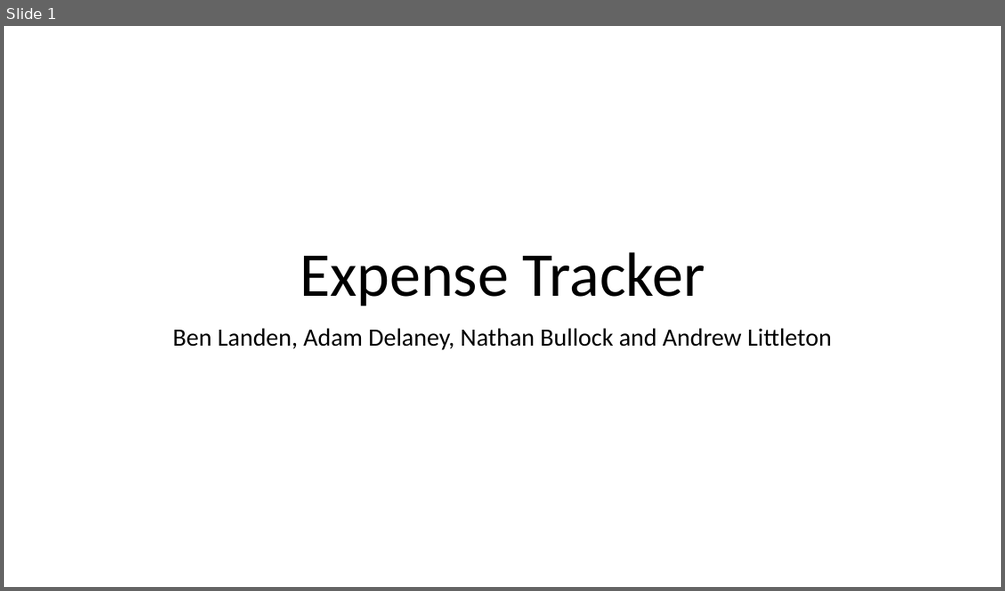
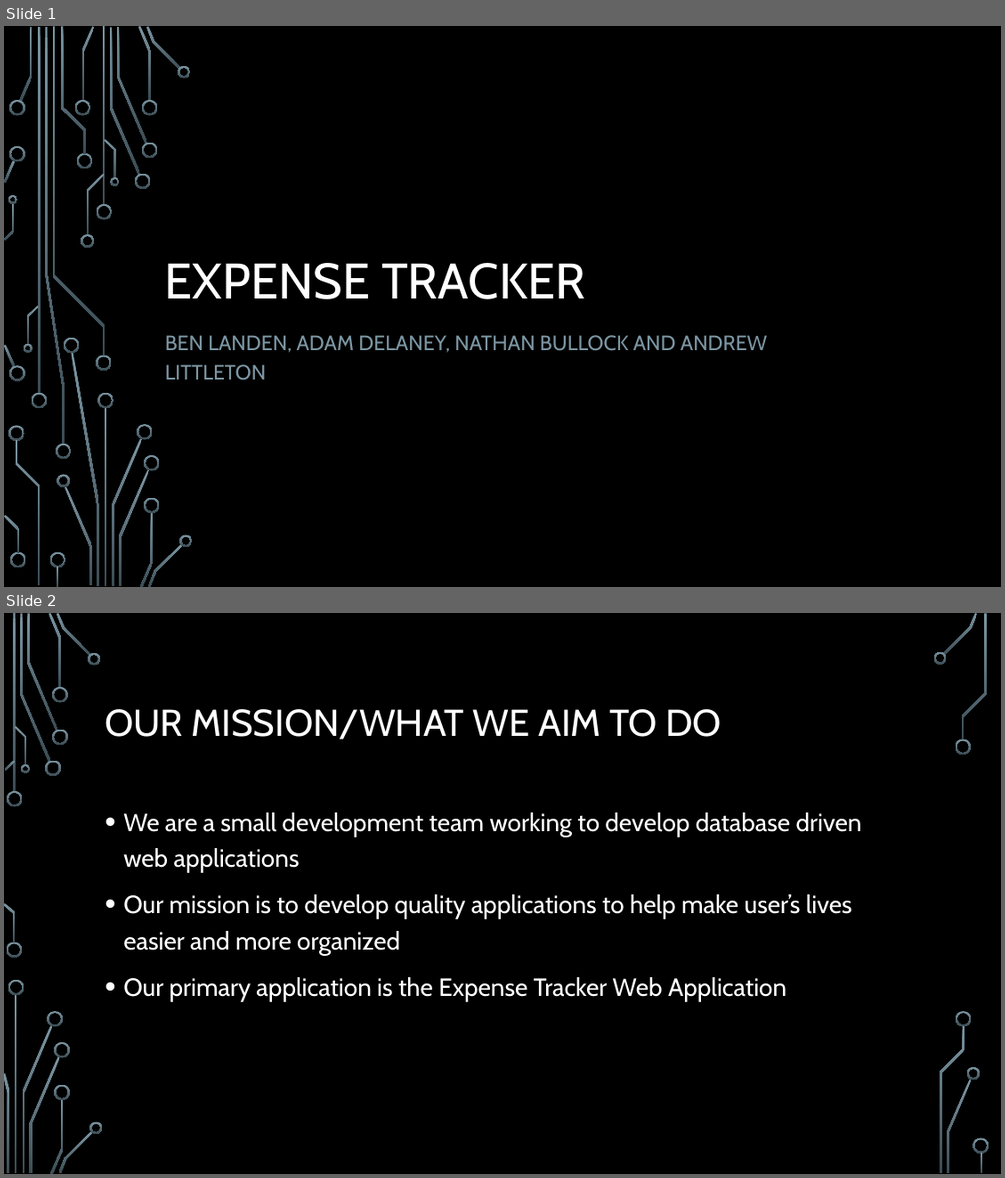
Before and after one commit to alittleton98/COMP-353-Project---Expense-Tracker, a slide deck: documentation/353FinalPresentation.pptx. Shown one above the other, each under a label of ours: slide 1 before the commit, slides 1 and 2 after it. The pictures are 1005x591 and 1005x1178 pixels, drawn with LibreOffice and Linux fonts; fonts in the diff are those of the drawing; background and template pictures are left out. Boxes give left, top, right and bottom in pixels: in the first picture for what was removed or moved away, otherwise in the second. Text is boxed around its words. In the diff, an @@ line names an element or a change of style, - is before the commit and + after.

```diff
--- a/documentation/353FinalPresentation.pptx
+++ b/documentation/353FinalPresentation.pptx
@@ slide 2 added at (4, 613, 1001, 1174), background picture (left out) @@
@@ title added at (105, 709, 721, 739), 36 pt, text #FFFFFF @@
+OUR MISSION/WHAT WE AIM TO DO
@@ text added at (123, 812, 862, 1001), 24 pt, text #FFFFFF @@
+• We are a small development team working to develop database driven web applications
+• Our mission is to develop quality applications to help make user’s lives easier and more organized
+• Our primary application is the Expense Tracker Web Application
@@ group added at (4, 613, 989, 1174): 33 freeform shapes, 3 rectangles @@
@@ slide 1 changed as well @@
@@ background #FFFFFF to picture (left out) @@
@@ title at (165, 263, 585, 299): text changed; size 60 to 48 pt; font Calibri to Cabin; text colour #000000 to #FFFFFF @@
-Expense Tracker
+EXPENSE TRACKER
@@ subtitle at (165, 335, 768, 380): text changed; size 24 to 20 pt; font Calibri to Cabin; text colour #000000 to #7C96A3 @@
-Ben Landen, Adam Delaney, Nathan Bullock and Andrew Littleton
+BEN LANDEN, ADAM DELANEY, NATHAN BULLOCK AND ANDREW LITTLETON
@@ group added at (4, 26, 193, 587): 50 freeform shapes, 4 rectangles @@
```
Also in this commit, not shown: 3 other slides changed, 7 other slides added, 4 slides removed, 3 other files.
